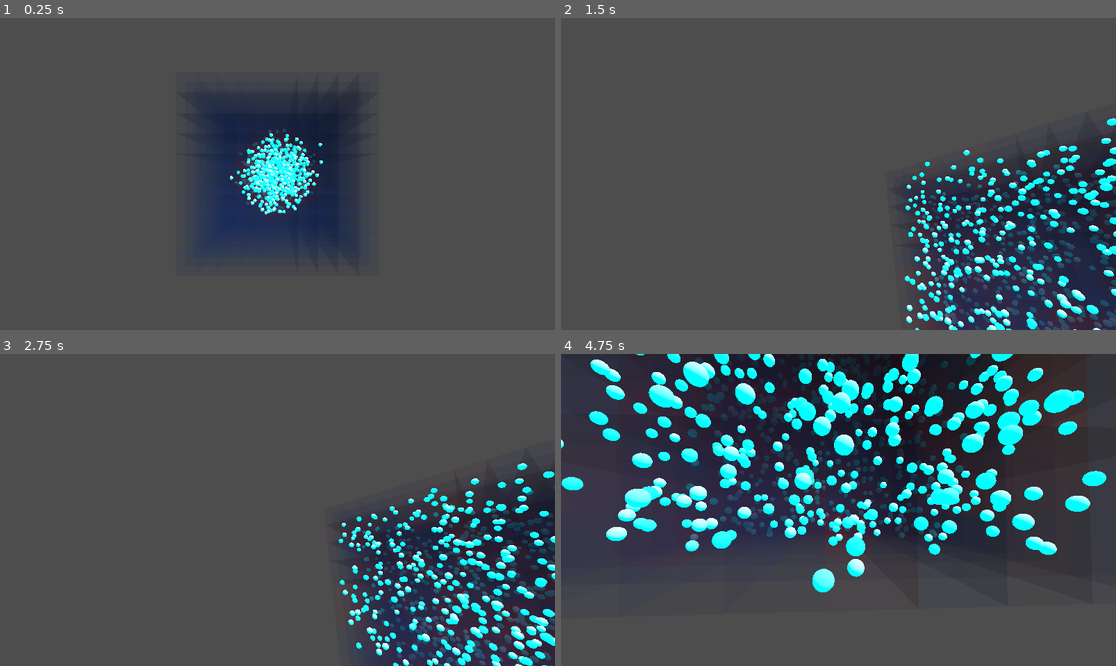
Above: before the commit, frames 1-4 (two rows, left to right).
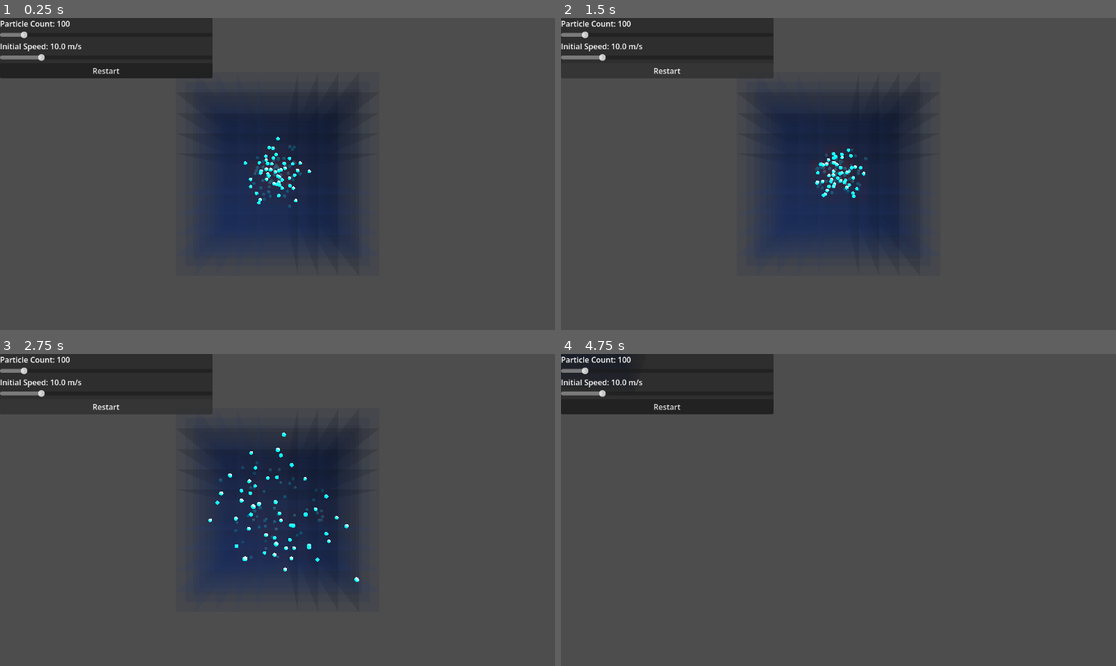
Above: after the commit, the same moments.

Repository: AporSz/AI_uni
Game: Godot game, scene res://main.tscn
The game is run twice, just before and just after one commit, with the same random seed, the same clock (stepped at 60 frames per second) and the same inputs.
Inputs (mouse positions are in pixels of both pictures, inside the frame that each line leads up to):
- Up to frame 1 (0.25 s): no input
- Up to frame 2 (1.5 s): click (666, 71) at 0.5 s, where only the run after the commit has a clickable "Restart"; click (666, 71) at 1.25 s, where only the run after the commit has a clickable "Restart"
- Up to frame 3 (2.75 s): click (105, 407) at 2 s, where only the run after the commit has a clickable "Restart"
- Up to frame 4 (4.75 s): tap Enter at 2.75 s; move the mouse to (866, 510) at 2.77 s; hold Shift 2.78-3.53 s; hold W from 2.78 s (still down); click (866, 510) at 2.92 s; tap Space at 3.02, 3.77 s; move the mouse to (810, 510) at 3.52 s; tap Shift at 3.6 s; move the mouse to (849, 503) at 4.27 s; hold Shift from 4.28 s (still down)

The runs differ from the first frame. In frame 1, 9.7% of the frame differs, in the area x 0-59%, y 0-64%; in frame 2, 39%; in frame 3, 39%; in frame 4, 57%, in the area x 0-100%, y 0-77%.

Commit message:
simulating entropy harder

Diff:
--- /dev/null
+++ b/hw1/part1/entropySimulator/dashboardui.gd
@@ -0,0 +1,42 @@
+extends CanvasLayer
+
+# We will drag our Spawner node into this slot in the Inspector!
+@export var spawner: Node3D
+
+@onready var count_label = $PanelContainer/VBoxContainer/countlabel
+@onready var count_slider = $PanelContainer/VBoxContainer/countslider
+@onready var speed_label = $PanelContainer/VBoxContainer/speedlabel
+@onready var speed_slider = $PanelContainer/VBoxContainer/speedslider
+@onready var restart_button = $PanelContainer/VBoxContainer/restartbutton
+
+func _ready():
+	# Configure the Count Slider (1 to 1000 particles)
+	count_slider.min_value = 1
+	count_slider.max_value = 1000
+	count_slider.value = 100
+
+	# Configure the Speed Slider (1.0 to 50.0 speed)
+	speed_slider.min_value = 1.0
+	speed_slider.max_value = 50.0
+	speed_slider.step = 0.5
+	speed_slider.value = 10.0
+
+	# Connect the UI signals so they run our functions below
+	count_slider.value_changed.connect(_on_count_changed)
+	speed_slider.value_changed.connect(_on_speed_changed)
+	restart_button.pressed.connect(_on_restart_pressed)
+
+	# Set the text for the very first frame
+	_on_count_changed(count_slider.value)
+	_on_speed_changed(speed_slider.value)
+
+func _on_count_changed(value: float):
+	count_label.text = "Particle Count: " + str(int(value))
+
+func _on_speed_changed(value: float):
+	speed_label.text = "Initial Speed: " + str(value) + " m/s"
+
+func _on_restart_pressed():
+	if spawner:
+		# Tell the spawner to wipe the board and start over with the new numbers
+		spawner.restart_sim(int(count_slider.value), speed_slider.value)
--- a/hw1/part1/entropySimulator/freecam.gd
+++ b/hw1/part1/entropySimulator/freecam.gd
@@ -15,7 +15,7 @@
 	pitch = rotation.x
 	yaw = rotation.y
 
-func _input(event):
+func _unhandled_input(event):
 	# Handle mouse movement for looking around
 	if event is InputEventMouseMotion and Input.get_mouse_mode() == Input.MOUSE_MODE_CAPTURED:
 		yaw -= event.relative.x * mouse_sensitivity
--- a/hw1/part1/entropySimulator/main.tscn
+++ b/hw1/part1/entropySimulator/main.tscn
@@ -5,6 +5,7 @@
 [ext_resource type="Script" uid="uid://djkhdus4y3okx" path="res://spawner.gd" id="3_h2yge"]
 [ext_resource type="PackedScene" uid="uid://c523c1jncc02b" path="res://scenes/particle.tscn" id="4_1bvp3"]
 [ext_resource type="Script" uid="uid://dpx2mp5l71oot" path="res://gridvisualiser.gd" id="5_lquwl"]
+[ext_resource type="Script" uid="uid://pp2pps4abtws" path="res://dashboardui.gd" id="6_7mycd"]
 
 [sub_resource type="StandardMaterial3D" id="StandardMaterial3D_7mycd"]
 transparency = 1
@@ -50,3 +51,31 @@
 spawner_node = NodePath("../spawner")
 color_cold = Color(0, 0.2, 0.5019608, 0.3137255)
 color_hot = Color(1, 0, 0, 0.3137255)
+
+[node name="dashboardui" type="CanvasLayer" parent="." unique_id=783173206 node_paths=PackedStringArray("spawner")]
+script = ExtResource("6_7mycd")
+spawner = NodePath("../spawner")
+
+[node name="PanelContainer" type="PanelContainer" parent="dashboardui" unique_id=1909375819]
+offset_right = 441.0
+offset_bottom = 125.0
+
+[node name="VBoxContainer" type="VBoxContainer" parent="dashboardui/PanelContainer" unique_id=1900645686]
+layout_mode = 2
+
+[node name="countlabel" type="Label" parent="dashboardui/PanelContainer/VBoxContainer" unique_id=1061969540]
+layout_mode = 2
+
+[node name="countslider" type="HSlider" parent="dashboardui/PanelContainer/VBoxContainer" unique_id=48459964]
+layout_mode = 2
+
+[node name="speedlabel" type="Label" parent="dashboardui/PanelContainer/VBoxContainer" unique_id=203339358]
+layout_mode = 2
+
+[node name="speedslider" type="HSlider" parent="dashboardui/PanelContainer/VBoxContainer" unique_id=507885063]
+layout_mode = 2
+
+[node name="restartbutton" type="Button" parent="dashboardui/PanelContainer/VBoxContainer" unique_id=608528908]
+layout_mode = 2
+text = "Restart
+"
--- a/hw1/part1/entropySimulator/spawner.gd
+++ b/hw1/part1/entropySimulator/spawner.gd
@@ -1,34 +1,43 @@
 extends Node3D
 
 @export var particle_scene: PackedScene
-@export var number_of_particles: int = 1000
-# Since your box is 10x10x10, an 8x8x8 spawn area keeps them safely away from the walls initially
+@export var number_of_particles: int = 100
 @export var spawn_area_size: float = 8.0
+@export var current_speed: float = 10.0 # We added this to control the speed!
 
 func _ready():
-	# This loop runs exactly 'number_of_particles' times right when the game starts
+	spawn_all()
+
+func spawn_all():
 	for i in range(number_of_particles):
 		spawn_particle()
 
+# The UI will call this function!
+func restart_sim(new_count: int, new_speed: float):
+	number_of_particles = new_count
+	current_speed = new_speed
+
+	# Destroy all existing particles
+	for child in get_children():
+		child.queue_free()
+
+	# Spawn the new batch
+	spawn_all()
+
 func spawn_particle():
-	# Safety check in case you forget to assign the scene in the Inspector
-	if not particle_scene:
-		push_error("Particle Scene is missing! Please assign it in the Inspector.")
-		return
+	if not particle_scene: return
 
-	# 1. Create a new copy of the particle scene
 	var new_particle = particle_scene.instantiate()
 
-	# 2. Calculate a random position within our safe spawn area
+	# PASS THE SPEED TO THE PARTICLE BEFORE ADDING IT TO THE WORLD
+	new_particle.start_speed = current_speed
+
 	var half_size = spawn_area_size / 2.0
 	var random_position = Vector3(
 		randf_range(-half_size, half_size),
-		randf_range(-half_size, half_size), # Assumes your box is centered at Y = 0
+		randf_range(-half_size, half_size),
 		randf_range(-half_size, half_size)
 	)
 
-	# 3. Move the particle to that random position
 	new_particle.position = random_position
-
-	# 4. Add it to the world
 	add_child(new_particle)
Not shown, added: hw1/part1/entropySimulator/dashboardui.gd.uid
